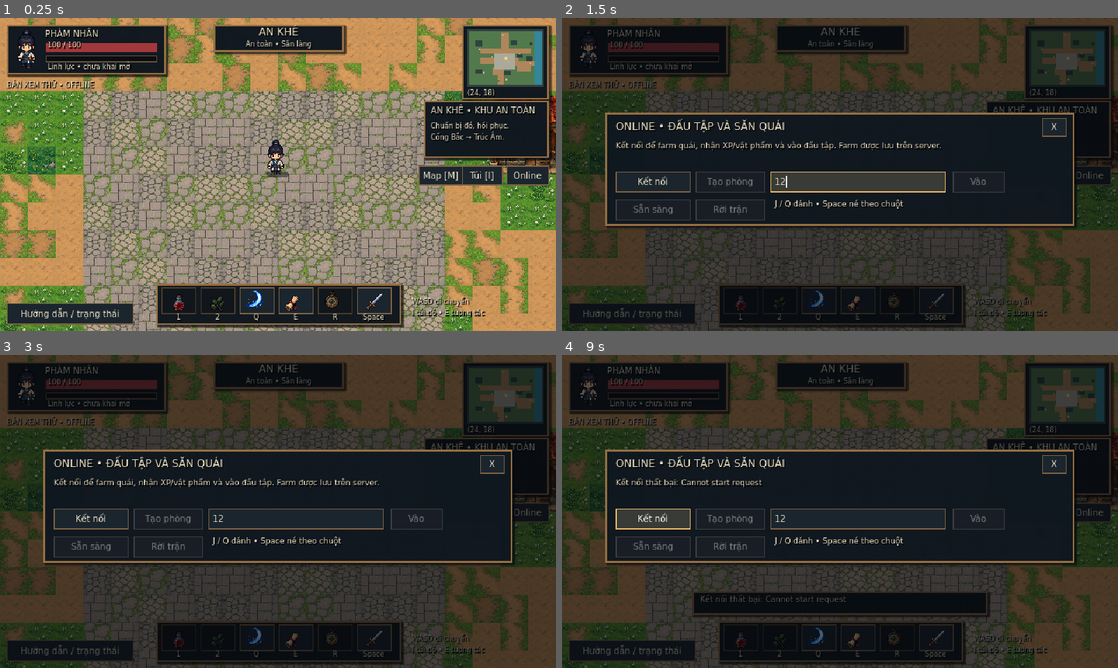
Above: before the commit, frames 1-4 (two rows, left to right).
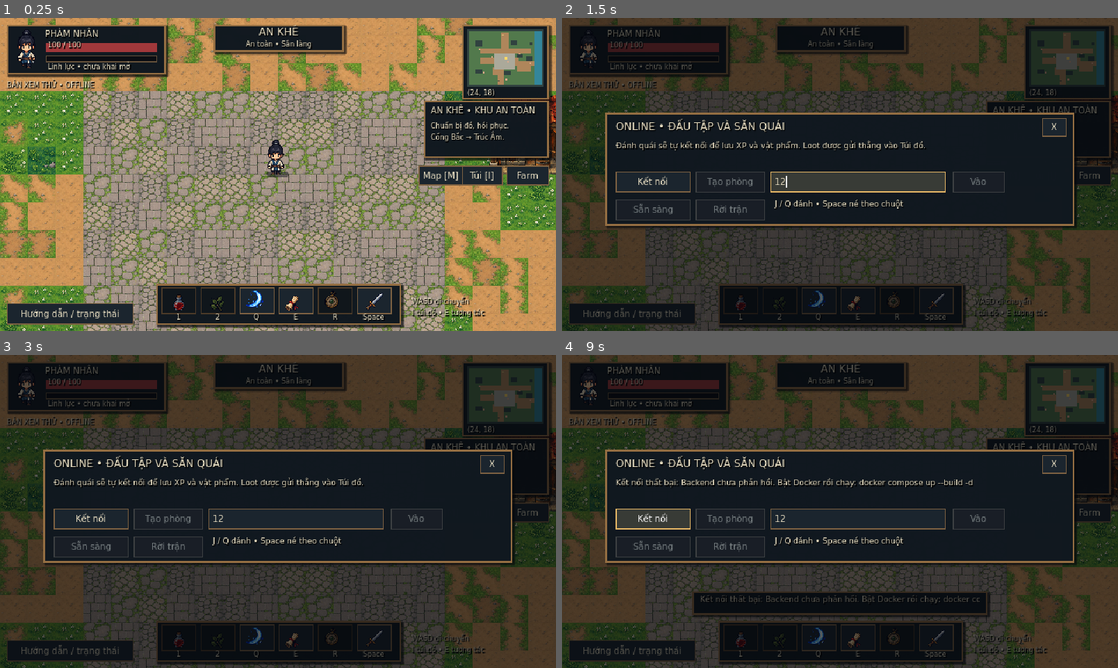
Above: after the commit, the same moments.

Repository: Vu-PTIT/tutien
Game: Godot game, scene res://scenes/main.tscn
Two runs of this game, one before a commit and one after it. Both use one fixed random seed, a clock stepped at 60 frames per second and the inputs below.
Inputs (mouse positions are in pixels of both pictures, inside the frame that each line leads up to):
- Up to frame 1 (0.25 s): no input
- Up to frame 2 (1.5 s): click "Online" (after the commit: "Farm") at 0.5 s; click (856, 180) at 1.27 s; type "12" at 1.35 s
- Up to frame 3 (3 s): click "Túi [I]" at 2 s; click "Map [M]" at 2.75 s
- Up to frame 4 (9 s): click (739, 636) at 3.5 s; click (778, 636) at 4.25 s; click (817, 636) at 5 s; click (856, 636) at 5.75 s; click (895, 636) at 6.5 s; click (934, 636) at 7.25 s; click "Hướng dẫn / trạng thái" at 8 s; click "Kết nối" at 8.75 s

The runs differ from the first frame. In frame 1, less than 0.1% of the frame differs, in the area x 92-98%, y 48-52%; in frame 2, 0.8%; in frame 3, 0.8%; in frame 4, 0.9%, in the area x 21-98%, y 39-80%.

Commit message:
fix: connect before field farming

Diff:
--- a/client/scenes/ui/hud.tscn
+++ b/client/scenes/ui/hud.tscn
@@ -413,7 +413,7 @@
 offset_right = 526.0
 offset_bottom = 64.0
 mouse_filter = 2
-text = "Kết nối để farm quái, nhận XP/vật phẩm và vào đấu tập. Farm được lưu trên server."
+text = "Đánh quái sẽ tự kết nối để lưu XP và vật phẩm. Loot được gửi thẳng vào Túi đồ."
 autowrap_mode = 2
 theme_override_font_sizes/font_size = 9
 
--- a/client/scripts/main.gd
+++ b/client/scripts/main.gd
@@ -211,12 +211,8 @@
 				return
 			if api.snapshot.get("phase", "") == "active":
 				pending_action = "sk_basic" if action == "attack" else "sk_dodge"
-			elif action == "attack" and not api.token.is_empty():
+			elif action == "attack":
 				_attack_field_mob()
-			elif action == "dodge":
-				return
-			else:
-				hud.notify("Đánh quái trên map cần kết nối máy chủ và đến gần quái.")
 		"interact":
 			if not api.match_id.is_empty():
 				return
@@ -437,13 +433,38 @@
 		return
 	var target_id := map_world.nearest_field_mob(player.position, 70.0)
 	if target_id.is_empty():
-		hud.notify("Đến gần Sơn Trư hoặc Độc Chu rồi nhấn J để đánh.")
-		return
+		if current_map_id != "m_truc_am":
+			hud.notify("Sơn Trư và Độc Chu xuất hiện trên bản đồ Trúc Âm.")
+		else:
+			hud.notify("Đến gần Sơn Trư hoặc Độc Chu rồi nhấn J để đánh.")
+		return
+	if api.token.is_empty():
+		hud.notify("Đang đăng nhập để lưu XP và vật phẩm farm…")
+		await _connect_backend()
+		if api.token.is_empty():
+			return
+		# Login restores the server-owned map position, so reacquire the target
+		# instead of attacking a preview actor left behind by offline exploration.
+		target_id = map_world.nearest_field_mob(player.position, 70.0)
+		if target_id.is_empty():
+			if current_map_id == "m_truc_am":
+				hud.notify("Đã đồng bộ vị trí. Hãy tới gần Sơn Trư hoặc Độc Chu rồi đánh.")
+			else:
+				hud.notify("Đã đồng bộ vị trí. Quái farm hiện chỉ xuất hiện ở Trúc Âm.")
+			return
 	busy = true
 	var sync_result: Dictionary = await _sync_world_position(true)
 	if sync_result.has("error"):
 		hud.notify("Chưa đồng bộ được vị trí với máy chủ.")
 		busy = false
+		return
+	target_id = map_world.nearest_field_mob(player.position, 70.0)
+	if target_id.is_empty():
+		busy = false
+		if current_map_id == "m_truc_am":
+			hud.notify("Chưa có quái trong tầm đánh. Hãy lại gần một Sơn Trư hoặc Độc Chu.")
+		else:
+			hud.notify("Quái farm hiện chỉ xuất hiện ở Trúc Âm.")
 		return
 	var result: Dictionary = await api.call_rpc("world_attack", {"targetId": target_id})
 	if result.has("error"):
@@ -649,7 +670,14 @@
 	if not result.has("error") and not api.match_id.is_empty():
 		result = await api.rejoin_current_match()
 	if result.has("error"):
-		_message("Kết nối thất bại: " + str(result.error))
+		dock.show()
+		var reason := str(result.error)
+		if int(result.get("status", 0)) == 0:
+			if api.token.is_empty():
+				reason = "Backend chưa phản hồi. Bật Docker rồi chạy: docker compose up --build -d"
+			else:
+				reason = "Đăng nhập được một phần nhưng máy chủ chưa hoàn tất kết nối. Nhấn Kết nối để thử lại."
+		_message("Kết nối thất bại: " + reason)
 	else:
 		hud.get_node("Mode").text = "ONLINE • FARM TRÊN MAP"
 		_message("Đã kết nối. Vị trí, quái trên map, tương tác và túi đồ được máy chủ xác nhận.")
--- a/client/scripts/ui/hud.gd
+++ b/client/scripts/ui/hud.gd
@@ -9,7 +9,8 @@
 func _ready() -> void:
 	$BagButton.pressed.connect(func() -> void: action_requested.emit("inventory"))
 	$MapButton.pressed.connect(func() -> void: action_requested.emit("map"))
-	$SparringButton.tooltip_text = "Kết nối để farm trên map hoặc đấu tập online"
+	$SparringButton.text = "Farm"
+	$SparringButton.tooltip_text = "Farm trên map • xem trạng thái máy chủ và đấu tập online"
 	$SparringButton.pressed.connect(func() -> void: action_requested.emit("dock"))
 	$HelpButton.pressed.connect(func() -> void:
 		notify("Kéo cần trái để đi • chạm Đánh khi gần quái" if touch_layout else "WASD: đi • Q / J: đánh quái • M: map • I: túi • E: tương tác"))
--- a/client/tests/presentation_smoke.gd
+++ b/client/tests/presentation_smoke.gd
@@ -109,6 +109,10 @@
 	check(main.can_walk(Vector2(10 * 32, 8 * 32)) and main.can_walk(Vector2(2 * 32, 17 * 32)), "Old oversized invisible building blockers are gone")
 	check(not main.can_walk(Vector2(38 * 32, 18 * 32)), "Market stall has a physical footprint")
 	check(main.player is CharacterBody2D, "Village player uses physics movement")
+	check(main._load_map("m_truc_am"), "Trúc Âm can be loaded for field farming")
+	check(not main.map_world.nearest_field_mob(Vector2(16.0 * 32.0, 17.0 * 32.0), 72.0).is_empty(),
+		"Offline field preview presents a reachable Trúc Âm mob before backend login")
+	check(main._load_map("m_an_khe"), "Presentation smoke restores the village map")
 	var ground_layer: TileMapLayer = main.map_world.get_node("WorldLayers/GroundLayer")
 	check(ground_layer.get_used_cells().size() == 48 * 36, "An Khê preview is split into editable tile cells")
 	check(ground_layer.get_cell_atlas_coords(Vector2i(24, 18)).y == 3, "An Khê spawn is in the stone plaza")
Not shown, changed: README.md
Not shown, changed: docs/implementation-status.md
